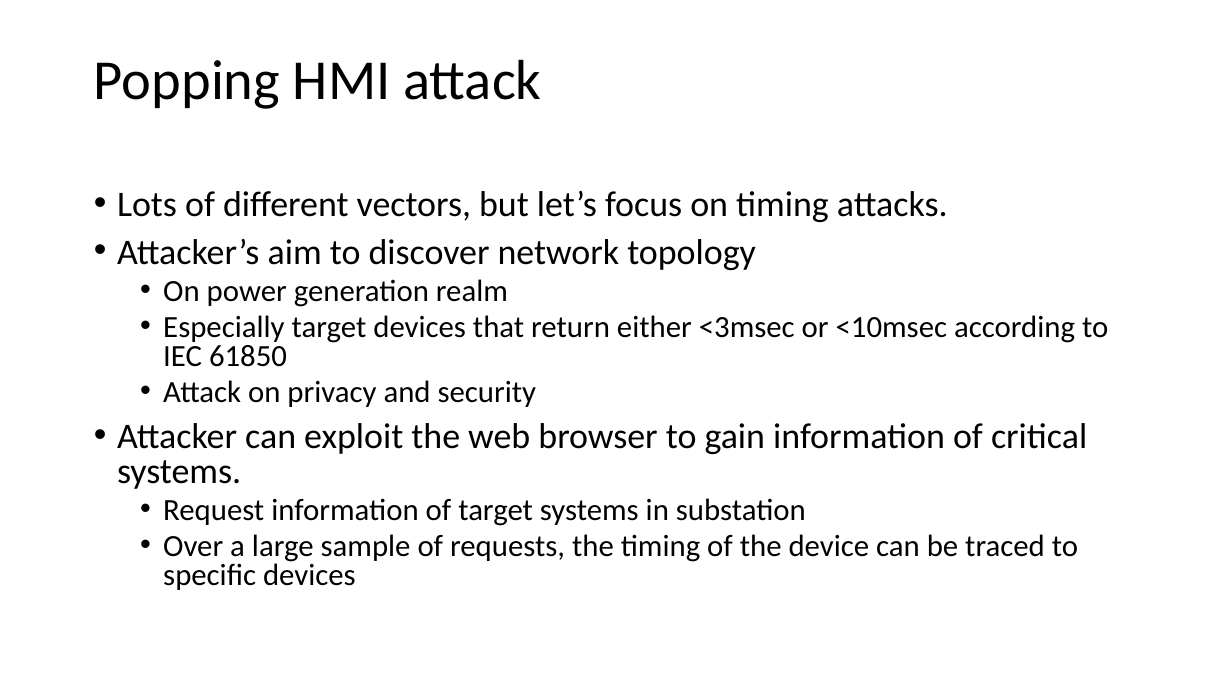
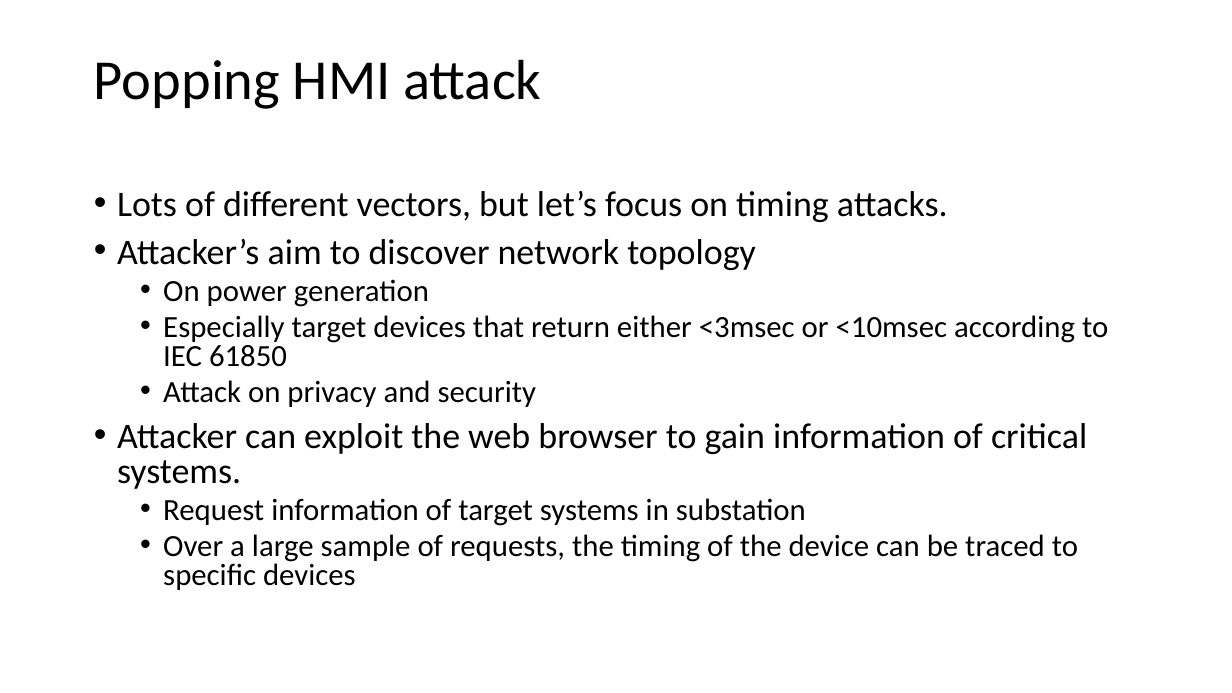
Before and after one commit to CodeFluent/Notes, a slide deck: slide 7 of CS-6222/Fall_2018/project/Smart City Security - Attack and Defense Strategems.pptx. Drawn at 1232x693 pixels with LibreOffice and Linux fonts; fonts in the diff are those of the drawing. Boxes give left, top, right and bottom in pixels: in the first picture for what was removed or moved away, otherwise in the second. Text is boxed around its words. In the diff, an @@ line names an element or a change of style, - is before the commit and + after.

```diff
--- a/CS-6222/Fall_2018/project/Smart City Security - Attack and Defense Strategems.pptx
+++ b/CS-6222/Fall_2018/project/Smart City Security - Attack and Defense Strategems.pptx
@@ text at (163,279,429,307): text changed @@
-  • On power generation realm
+  • On power generation
```
Also in this commit, not shown: 3 other slides changed.
